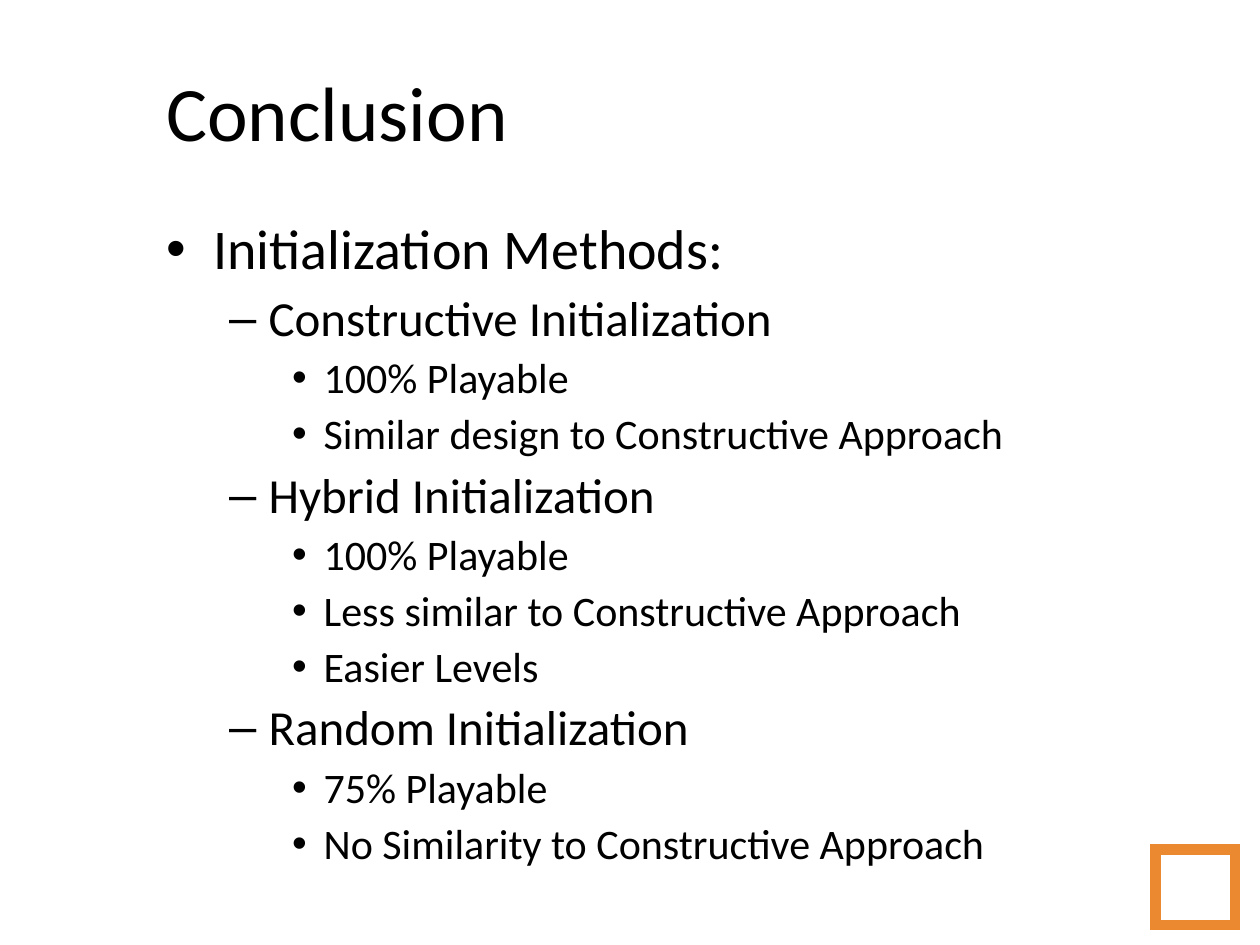
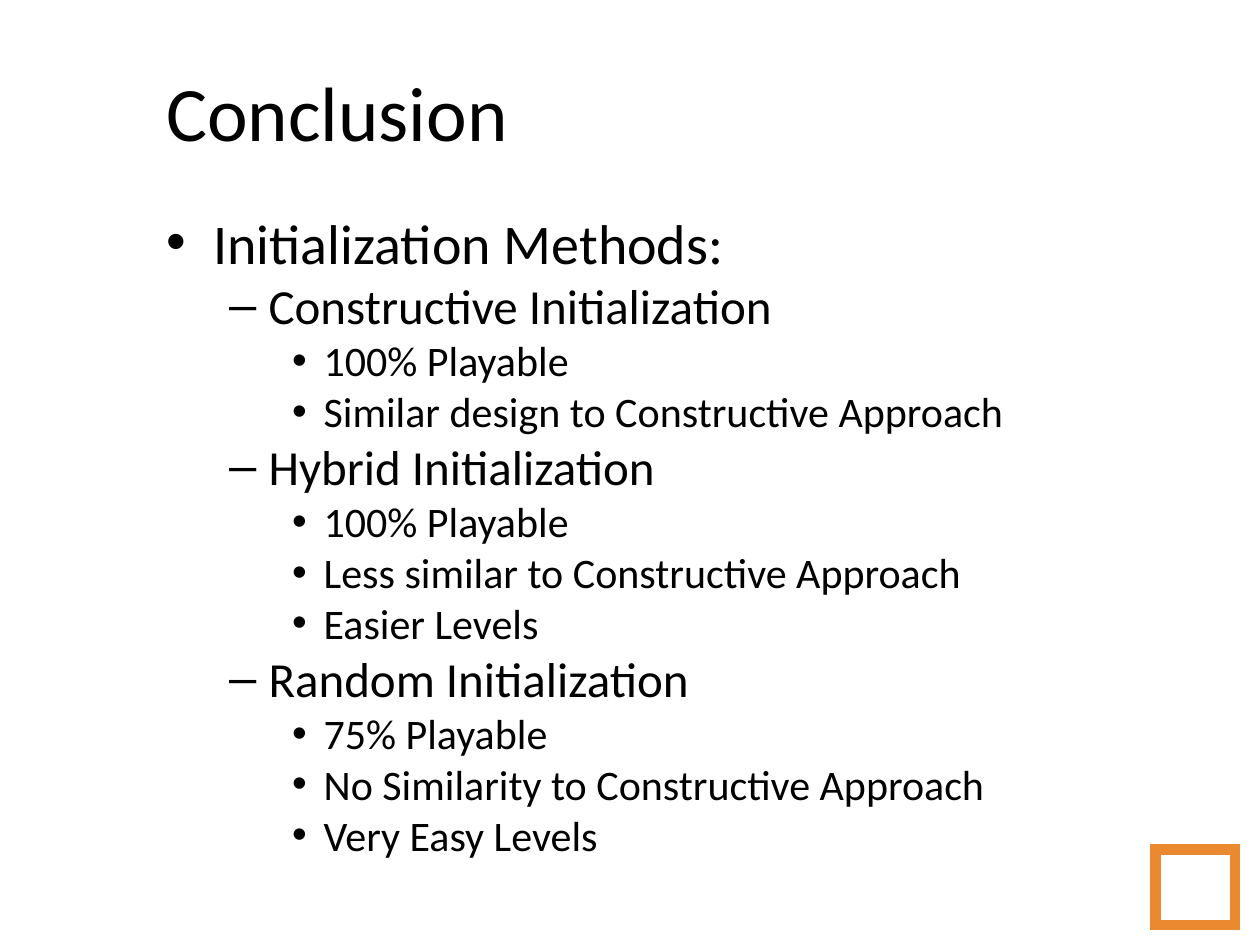
Before and after one commit to amidos2006/Automatic-Game-Script-Generation, a slide deck: slide 77 of Presentation/Automatic Game Script Generation - Short.ppt (slide 79 before the commit). Drawn at 1260x945 pixels with LibreOffice and Linux fonts; fonts in the diff are those of the drawing; background and template pictures are left out. Boxes give left, top, right and bottom in pixels: in the first picture for what was removed or moved away, otherwise in the second. Text is boxed around its words. In the diff, an @@ line names an element or a change of style, - is before the commit and + after.

```diff
--- a/Presentation/Automatic Game Script Generation - Short.ppt
+++ b/Presentation/Automatic Game Script Generation - Short.ppt
@@ text at <box>213,225,1003,807</box>: line spacing 0.9 to 0.8 @@
@@ text at <box>324,821,598,858</box>: paragraph added @@
+    • Very Easy Levels
```
Also in this commit, not shown: 7 other slides changed, 2 slides removed, 15 other files.
